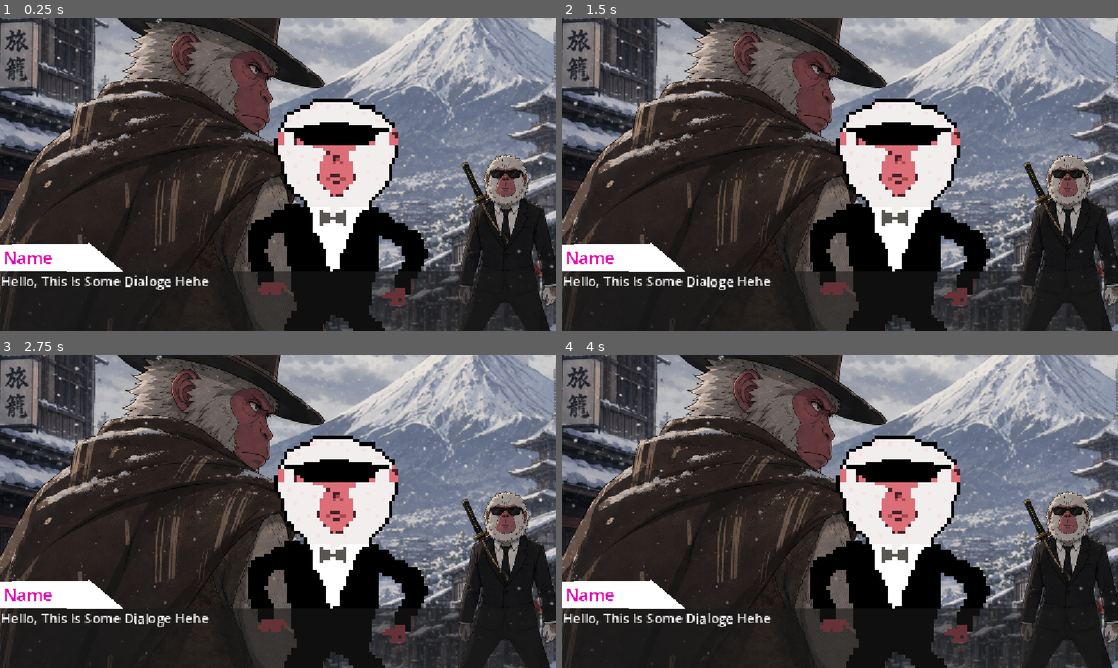
Above: before the commit, frames 1-4 (two rows, left to right).
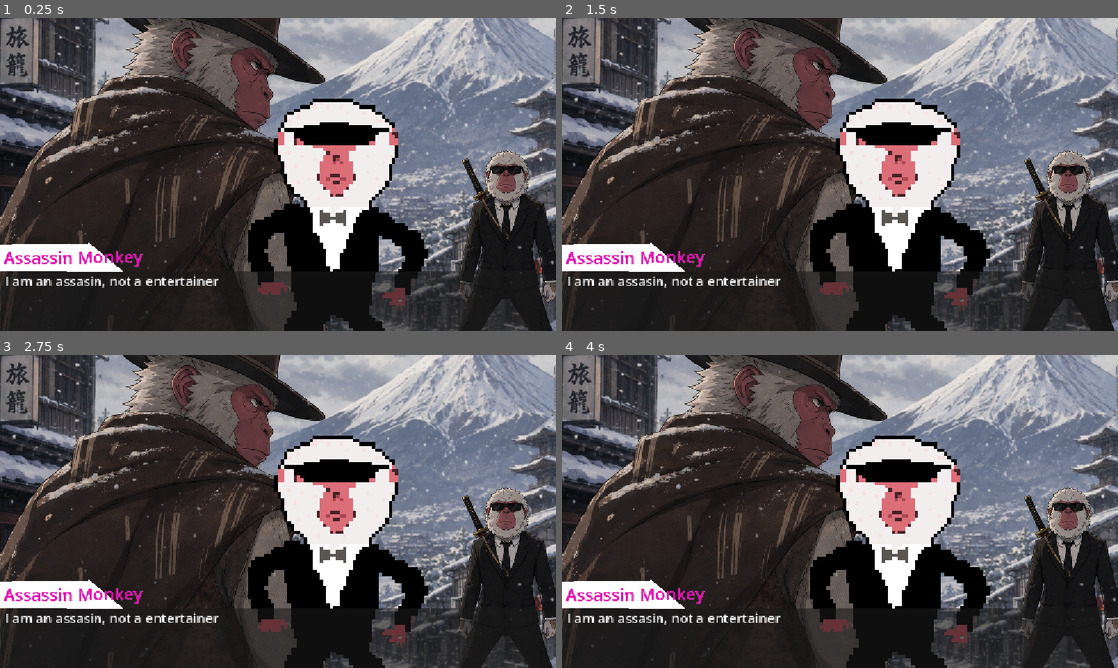
Above: after the commit, the same moments.

Repository: sDANTOSO/apocalypse-monkey
Game: Godot game, scene res://Scenes/node_2d.tscn
The game is run twice, just before and just after one commit, with the same random seed, the same clock (stepped at 60 frames per second) and the same inputs. This scene is started directly instead of the project's main scene.
Inputs (mouse positions are in pixels of both pictures, inside the frame that each line leads up to):
- Up to frame 1 (0.25 s): no input
- Up to frame 2 (1.5 s): tap Enter at 0.5 s; move the mouse to (962, 158) at 0.52 s; hold Right 0.53-1.28 s; tap Alt at 0.6 s; click (962, 158) at 0.67 s; tap Space at 1.25 s; move the mouse to (728, 190) at 1.27 s; hold Down from 1.28 s (still down); tap Shift at 1.35 s
- Up to frame 3 (2.75 s): tap Enter at 2 s; move the mouse to (333, 442) at 2.02 s; release Down at 2.03 s; hold Right from 2.03 s (still down); tap Alt at 2.1 s
- Up to frame 4 (4 s): tap Space at 2.75 s; move the mouse to (812, 574) at 2.77 s; release Right at 2.78 s; hold Up 2.78-3.53 s; tap Shift at 2.85 s; click (812, 574) at 2.92 s; tap Enter at 3.5 s; move the mouse to (1006, 558) at 3.52 s; hold Left from 3.53 s (still down); tap Alt at 3.6 s

The runs differ from the first frame. In frame 1, 20% of the frame differs, in the area x 0-100%, y 0-100%; in frame 2, 20%; in frame 3, 20%; in frame 4, 20%.
Error before the commit: Invalid assignment of property or key 'speaker_name' with value of type 'String' on a base object of type 'Node2D (node_2d.gd)'. (res://Scenes/node_2d.gd:25)

Commit message:
hurra, the ui displays the dialog

Diff:
--- a/apocalypse-monkeyy/Scenes/dialoge_ui.gd
+++ b/apocalypse-monkeyy/Scenes/dialoge_ui.gd
@@ -1,7 +1,7 @@
 extends Control
 
-@onready var dialog_line = $UiTextbox1/Dialog_Line
-@onready var speaker_name = $PanelContainer/SpeakerName
+@onready var speaker_name: Label = %SpeakerName
+@onready var dialog_line: RichTextLabel = %Dialog_Line
 
 
 # Called when the node enters the scene tree for the first time.
--- a/apocalypse-monkeyy/Scenes/dialoge_ui.tscn
+++ b/apocalypse-monkeyy/Scenes/dialoge_ui.tscn
@@ -40,6 +40,7 @@
 scale = Vector2(1.7118644, 1.7118644)
 
 [node name="Dialog_Line" type="RichTextLabel" parent="UiTextbox1" unique_id=1991137995]
+unique_name_in_owner = true
 layout_mode = 2
 bbcode_enabled = true
 text = "Hello, This Is Some [shake]Dialoge[/shake] Hehe"
@@ -59,6 +60,7 @@
 uv = PackedVector2Array(26.5, 9.5, -40, -10.5, -40.5, 52, 61.5, 53)
 
 [node name="SpeakerName" type="Label" parent="PanelContainer" unique_id=1103941197]
+unique_name_in_owner = true
 layout_mode = 0
 offset_left = 45.81
 offset_top = 7.0
--- a/apocalypse-monkeyy/Scenes/node_2d.gd
+++ b/apocalypse-monkeyy/Scenes/node_2d.gd
@@ -1,7 +1,7 @@
 extends Node2D
 
 @onready var character_Test = %Character_Test
-@onready var dialog_ui = $"."
+@onready var dialog_ui = %"Dialoge UI"
 
 const dialog_lines : Array[String] = [
 	"Assassin Monkey: I am an assasin, not a entertainer",
@@ -22,5 +22,5 @@
 	}
 
 func process_line(line_info: Dictionary) -> void:
-	dialog_ui.speaker_name = line_info["speaker_name"]
-	dialog_ui.dialog_line = line_info["dialog_line"]
+	dialog_ui.speaker_name.text = line_info["speaker_name"]
+	dialog_ui.dialog_line.text = line_info["dialog_line"]
--- a/apocalypse-monkeyy/Scenes/node_2d.tscn
+++ b/apocalypse-monkeyy/Scenes/node_2d.tscn
@@ -16,10 +16,10 @@
 anchors_preset = 15
 anchor_right = 1.0
 anchor_bottom = 1.0
-offset_left = 1.0
-offset_top = -11.0
-offset_right = 237.0
-offset_bottom = 197.0
+offset_left = -28.0
+offset_top = -134.0
+offset_right = 268.0
+offset_bottom = 304.0
 grow_horizontal = 2
 grow_vertical = 2
 texture = ExtResource("1_j2wod")
